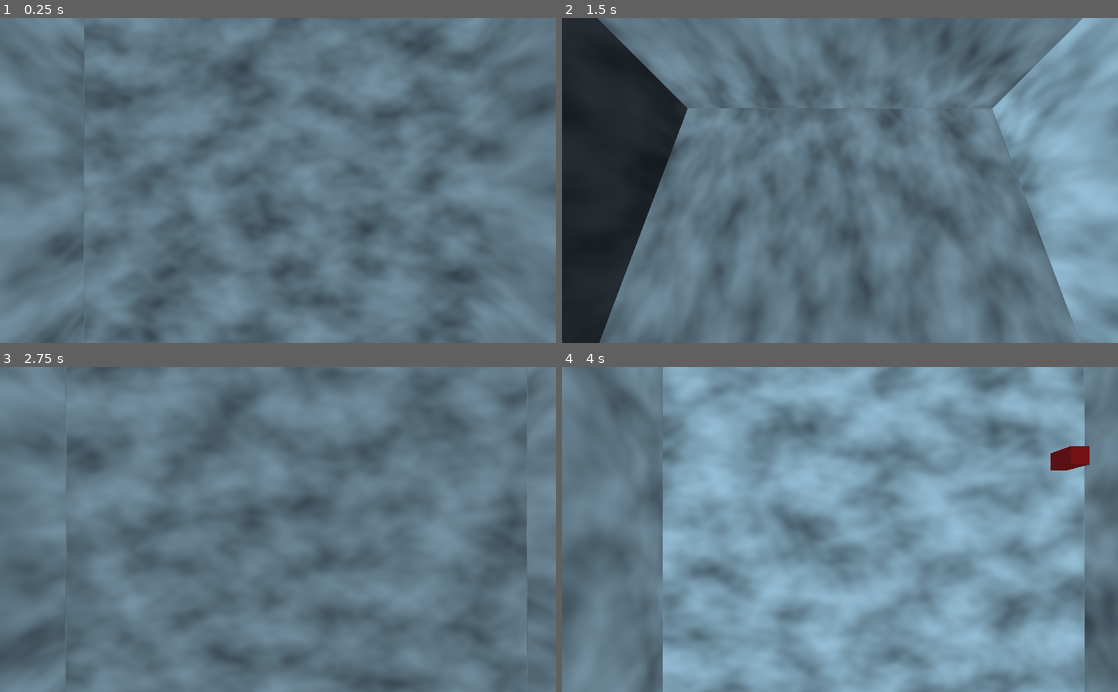
Above: before the commit, frames 1-4 (two rows, left to right).
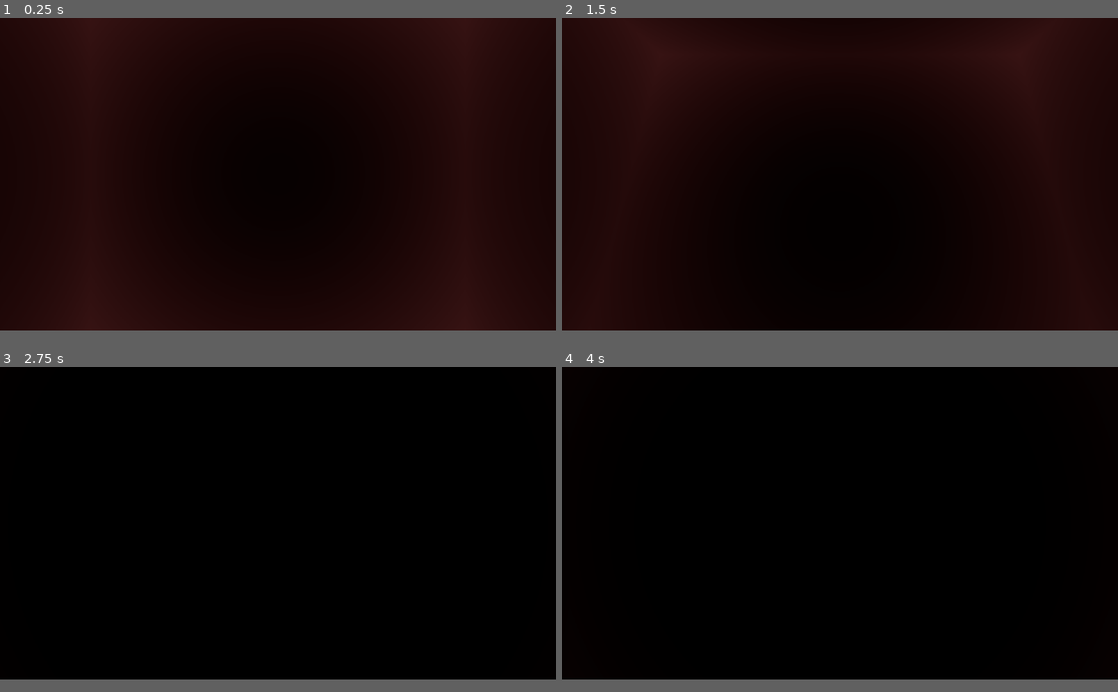
Above: after the commit, the same moments.

Repository: luishfonseca/3d-snake
Game: Godot game, scene res://World.tscn
The game is run twice, just before and just after one commit, with the same random seed, the same clock (stepped at 60 frames per second) and the same inputs.
Inputs:
- Up to frame 1 (0.25 s): no input
- Up to frame 2 (1.5 s): tap Enter (ui_accept) at 0.5, 1.35 s; hold Right (ui_right) 0.53-1.28 s; hold Enter (ui_accept) 0.53-1.28 s; hold Down (ui_down) from 1.28 s (still down)
- Up to frame 3 (2.75 s): tap Enter (ui_accept) at 1.52, 1.82 s; release Down (ui_down) at 2.03 s; hold Right (ui_right) from 2.03 s (still down); hold Enter (ui_accept) from 2.03 s (still down)
- Up to frame 4 (4 s): release Right (ui_right) at 2.78 s; release Enter (ui_accept) at 2.78 s; hold Up (ui_up) 2.78-3.53 s; tap Enter (ui_accept) at 2.85, 3.02, 3.32 s; hold Left (ui_left) from 3.53 s (still down); hold Enter (ui_accept) from 3.53 s (still down)
In our replay, the window is 800x468 before the commit and 800x450 after it. These sizes can differ from the game's own. Grey fills any space a smaller window leaves; there, only what the larger window draws over its background counts as a difference.

The runs differ from the first frame. In frame 1, 97% of the frame differs, in the area x 0-100%, y 0-100%; in frame 2, 97%; in frame 3, 97%; in frame 4, 98%.

Commit message:
finished game

Diff:
--- a/Snake.gd
+++ b/Snake.gd
@@ -21,7 +21,6 @@
         if last_forward.is_equal_approx(-$Head.transform.basis.z):
             if $Tail.get_child_count() != 0:
                 $Head.transform.basis *= Basis(Vector3(1, 0, 0), PI/2)
-                # TODO: Shake Shader to flag illegal move
         $Head.transform.basis = $Head.transform.basis.orthonormalized()
         $View.move()
     elif event.is_action_pressed("ui_up"):
@@ -29,9 +28,23 @@
         if last_forward.is_equal_approx(-$Head.transform.basis.z):
             if $Tail.get_child_count() != 0:
                 $Head.transform.basis *= Basis(Vector3(1, 0, 0), -PI/2)
-                # TODO: Shake Shader to flag illegal move
         $Head.transform.basis = $Head.transform.basis.orthonormalized()
         $View.move()
+
+func reset():
+    $Head.translation = Vector3.ZERO
+    $View.weight = 0
+    $View.fov = 80
+    $View.translation = Vector3.ZERO
+    for p in $Tail.get_children():
+        p.queue_free()
+    generate_mesh()
+
+func set_fast_camera(is_fast):
+    if is_fast:
+        $View.fov = 50
+    else:
+        $View.fov = 80
 
 func move():
     var last = $Tail.get_child_count() - 1
@@ -68,7 +81,7 @@
 
 func collides_with_bounds():
     var r = get_parent().bounds_radius
-    var v = $Head.translation.abs()
+    var v = $Head.translation.abs().round()
     return v.x > r or v.y > r or v.z > r
 
 func generate_mesh():
--- a/Snake.tscn
+++ b/Snake.tscn
@@ -1,24 +1,35 @@
-[gd_scene load_steps=7 format=2]
+[gd_scene load_steps=8 format=2]
 
 [ext_resource path="res://Snake.gd" type="Script" id=1]
 [ext_resource path="res://SoftCamera.gd" type="Script" id=2]
 
-[sub_resource type="CubeMesh" id=1]
+[sub_resource type="SpatialMaterial" id=1]
+flags_transparent = true
+albedo_color = Color( 0.8, 0.8, 0.8, 0.0784314 )
+roughness = 0.0
+
+[sub_resource type="CubeMesh" id=2]
 size = Vector3( 1, 1, 1 )
 
-[sub_resource type="MultiMesh" id=2]
+[sub_resource type="MultiMesh" id=3]
 transform_format = 1
-mesh = SubResource( 1 )
+mesh = SubResource( 2 )
 
-[sub_resource type="SpatialMaterial" id=3]
-albedo_color = Color( 0.0941176, 0.407843, 0.0392157, 1 )
+[sub_resource type="SpatialMaterial" id=4]
+albedo_color = Color( 0.717647, 0.717647, 0.717647, 1 )
+emission_enabled = true
+emission = Color( 1, 1, 1, 1 )
+emission_energy = 1.0
+emission_operator = 0
+emission_on_uv2 = false
 
-[sub_resource type="CubeMesh" id=4]
-material = SubResource( 3 )
+[sub_resource type="CubeMesh" id=5]
+material = SubResource( 4 )
 size = Vector3( 1, 1, 1 )
 
 [node name="Snake" type="MultiMeshInstance"]
-multimesh = SubResource( 2 )
+material_override = SubResource( 1 )
+multimesh = SubResource( 3 )
 script = ExtResource( 1 )
 
 [node name="View" type="Spatial" parent="."]
@@ -26,13 +37,17 @@
 
 [node name="Camera" type="Camera" parent="View"]
 cull_mask = 1048573
-fov = 80.0
+current = true
 
 [node name="Head" type="Spatial" parent="."]
 
 [node name="Graphics" type="MeshInstance" parent="Head"]
 layers = 2
-mesh = SubResource( 4 )
+mesh = SubResource( 5 )
 material/0 = null
 
+[node name="OmniLight" type="OmniLight" parent="Head"]
+light_energy = 10.0
+light_indirect_energy = 10.0
+
 [node name="Tail" type="Spatial" parent="."]
--- a/SoftCamera.gd
+++ b/SoftCamera.gd
@@ -1,8 +1,9 @@
 extends Spatial
 
-const multiplier = 1
+const multiplier = 1.5
 
 var weight = 0
+var fov = 80
 var head
 
 func _ready():
@@ -14,6 +15,7 @@
     else:
         weight += multiplier * delta
 
+    $Camera.fov = $Camera.fov * (1 - weight) + fov * weight
     transform = transform.interpolate_with(head.transform, weight)
 
 func move():
--- a/World.gd
+++ b/World.gd
@@ -1,9 +1,11 @@
 extends Spatial
 
-const interval = 0.8
+const normal_interval = 0.8
+const fast_interval = 0.3
 const bounds_radius = 12
 
 var timer = 0
+var interval = normal_interval
 var over = false
 
 func _ready():
@@ -20,12 +22,28 @@
         $Snake.move()
         #oomph shader (just a zoom synced to beat)
 
-func _input(_event):
+func _input(event):
     if over:
+        if event.is_action_pressed('ui_accept'):
+            $Snake.reset()
+            interval = normal_interval
+            timer = 0
+            $Camera.current = false
+            over = false
+            $TextBox.visible = false
+
         get_tree().set_input_as_handled()
+    else:
+        if event.is_action_pressed('ui_accept'):
+            $Snake.set_fast_camera(true)
+            interval = fast_interval
+        elif event.is_action_released('ui_accept'):
+            $Snake.set_fast_camera(false)
+            interval = normal_interval
 
 func _on_Snake_collision():
     over = true
+    $TextBox.visible = true
     $Camera.current = true
 
 
--- a/World.tscn
+++ b/World.tscn
@@ -1,29 +1,56 @@
-[gd_scene load_steps=10 format=2]
+[gd_scene load_steps=15 format=2]
 
 [ext_resource path="res://Snake.tscn" type="PackedScene" id=1]
 [ext_resource path="res://World.gd" type="Script" id=2]
 [ext_resource path="res://Apple.gd" type="Script" id=3]
 
-[sub_resource type="OpenSimplexNoise" id=2]
-period = 20.2
+[sub_resource type="OpenSimplexNoise" id=6]
 
-[sub_resource type="NoiseTexture" id=3]
-noise = SubResource( 2 )
+[sub_resource type="NoiseTexture" id=7]
+noise = SubResource( 6 )
 
-[sub_resource type="SpatialMaterial" id=4]
-albedo_texture = SubResource( 3 )
+[sub_resource type="SpatialMaterial" id=1]
+albedo_color = Color( 0.254902, 0.254902, 0.254902, 1 )
+metallic = 1.0
+clearcoat_enabled = true
+clearcoat = 0.5
+clearcoat_gloss = 0.2
+clearcoat_texture = SubResource( 7 )
 
-[sub_resource type="CubeMesh" id=1]
-material = SubResource( 4 )
+[sub_resource type="CubeMesh" id=2]
+material = SubResource( 1 )
 flip_faces = true
 size = Vector3( 25, 25, 25 )
 
-[sub_resource type="SpatialMaterial" id=5]
+[sub_resource type="SpatialMaterial" id=3]
 albedo_color = Color( 0.717647, 0, 0, 1 )
 
-[sub_resource type="CubeMesh" id=6]
-material = SubResource( 5 )
+[sub_resource type="CubeMesh" id=4]
+material = SubResource( 3 )
 size = Vector3( 1, 1, 1 )
+
+[sub_resource type="Environment" id=5]
+ambient_light_color = Color( 1, 1, 1, 1 )
+fog_enabled = true
+fog_color = Color( 1, 0.454902, 0.454902, 1 )
+fog_sun_color = Color( 0.945098, 0.945098, 0.945098, 1 )
+
+[sub_resource type="DynamicFontData" id=8]
+hinting = 1
+font_path = "res://Clickuper.ttf"
+
+[sub_resource type="DynamicFont" id=9]
+size = 100
+outline_size = 8
+outline_color = Color( 0.470588, 0, 0, 1 )
+font_data = SubResource( 8 )
+
+[sub_resource type="DynamicFontData" id=10]
+font_path = "res://Clickuper.ttf"
+
+[sub_resource type="DynamicFont" id=11]
+size = 35
+font_data = SubResource( 10 )
 
 [node name="World" type="Spatial"]
 script = ExtResource( 2 )
@@ -40,8 +67,43 @@
 fov = 100.0
 
 [node name="Apple" type="MeshInstance" parent="."]
-mesh = SubResource( 6 )
+mesh = SubResource( 4 )
 material/0 = null
 script = ExtResource( 3 )
+
+[node name="WorldEnvironment" type="WorldEnvironment" parent="."]
+environment = SubResource( 5 )
+
+[node name="TextBox" type="Control" parent="."]
+visible = false
+anchor_right = 1.0
+anchor_bottom = 1.0
+margin_right = -34.0
+
+[node name="GAME OVER" type="Label" parent="TextBox"]
+anchor_right = 1.0
+anchor_bottom = 1.0
+grow_horizontal = 2
+grow_vertical = 2
+custom_fonts/font = SubResource( 9 )
+text = "GAME OVER"
+align = 1
+valign = 1
+uppercase = true
+__meta__ = {
+"_edit_use_anchors_": false
+}
+
+[node name="try again" type="Label" parent="TextBox"]
+anchor_right = 1.0
+anchor_bottom = 1.0
+margin_top = 200.0
+grow_horizontal = 2
+grow_vertical = 2
+custom_fonts/font = SubResource( 11 )
+text = "Press Space To Try Again
+"
+align = 1
+valign = 1
 [connection signal="apple_eaten" from="Snake" to="." method="_on_Snake_apple_eaten"]
 [connection signal="collision" from="Snake" to="." method="_on_Snake_collision"]
--- a/project.godot
+++ b/project.godot
@@ -18,6 +18,13 @@
 config/name="3D Snake"
 run/main_scene="res://World.tscn"
 config/icon="res://icon.png"
+
+[display]
+
+window/size/width=1920
+window/size/height=1080
+window/stretch/mode="2d"
+window/stretch/aspect="keep"
 
 [input]
 
@@ -52,4 +59,7 @@
 
 [rendering]
 
+threads/thread_model=2
+quality/subsurface_scattering/quality=2
+environment/default_clear_color=Color( 0.00784314, 0.00784314, 0.00784314, 1 )
 environment/default_environment="res://default_env.tres"
Binary file added: Clickuper.ttf
Not shown: 1 places in World.tscn that only renumber resources
